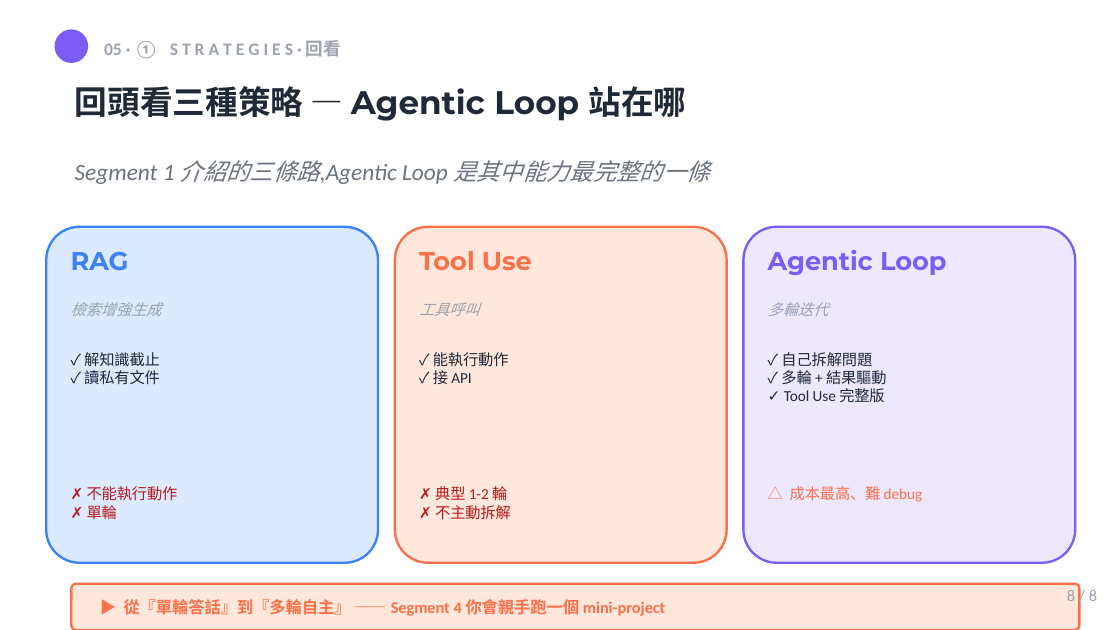
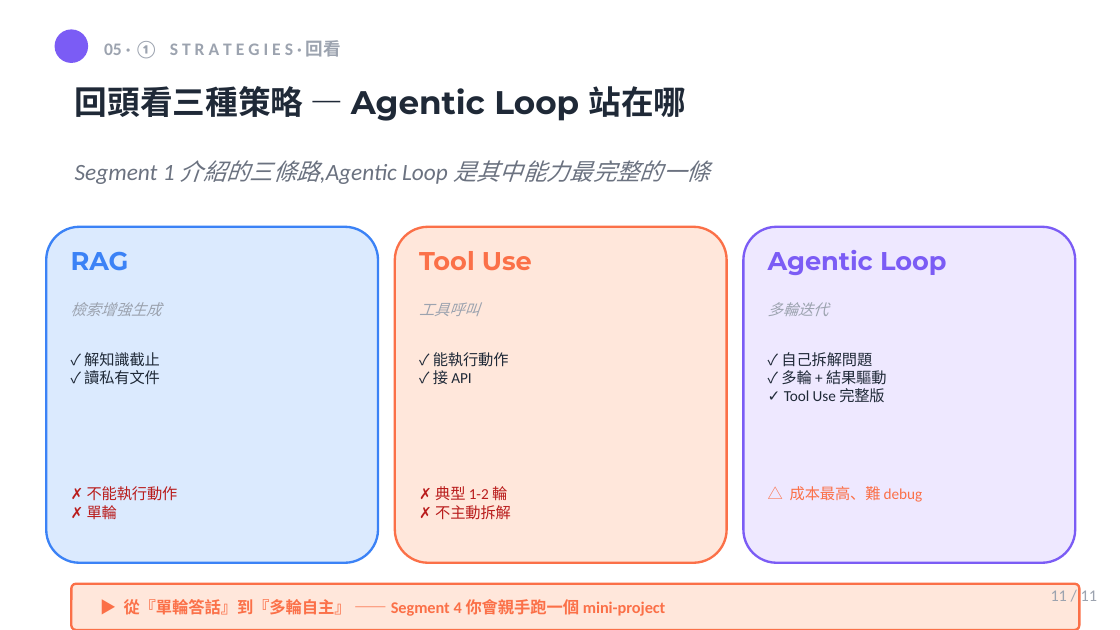
Before and after one commit to mjib007/nchu-mcp-workshop-2026, a slide deck: slide 11 of slides/03-agentic-tool-loop.pptx (slide 8 before the commit). Drawn at 1120x630 pixels with LibreOffice and Linux fonts; fonts in the diff are those of the drawing. Boxes give left, top, right and bottom in pixels: in the first picture for what was removed or moved away, otherwise in the second. Text is boxed around its words. In the diff, an @@ line names an element or a change of style, - is before the commit and + after.

```diff
--- a/slides/03-agentic-tool-loop.pptx
+++ b/slides/03-agentic-tool-loop.pptx
@@ text at <box>1051,590,1097,601</box>: text changed @@
-8 / 8
+11 / 11
```
Also in this commit, not shown: 5 other slides changed, 3 slides added, 1 other file.
